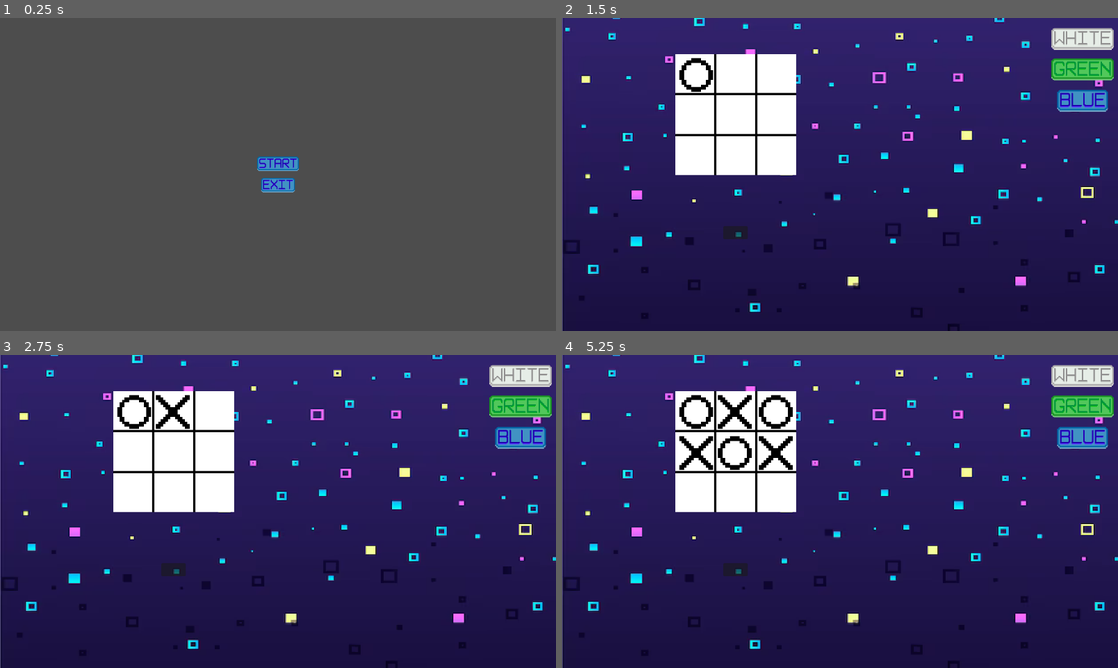
Above: before the commit, frames 1-4 (two rows, left to right).
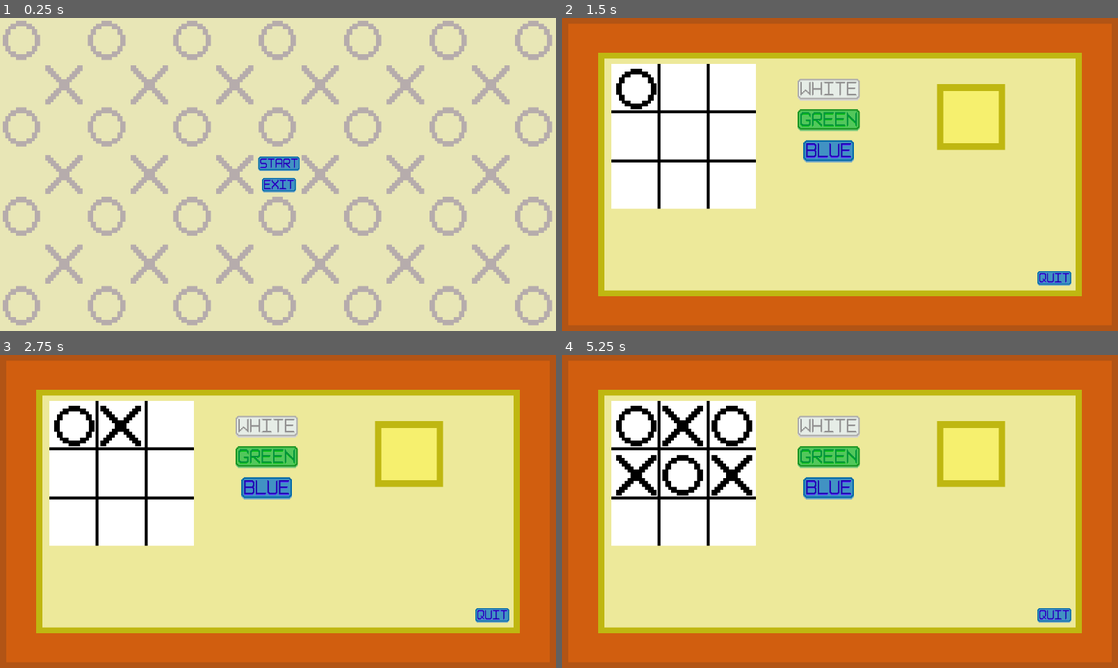
Above: after the commit, the same moments.

Repository: Tejas-Panchal/Tic_Tac_Toe
Game: Godot game, scene res://scenes/start_menu.tscn
Two runs of this game, one before a commit and one after it. Both use one fixed random seed, a clock stepped at 60 frames per second and the inputs below.
Inputs (mouse positions are in pixels of both pictures, inside the frame that each line leads up to; where the layout moved, square brackets give the same spot in the first picture):
- Up to frame 1 (0.25 s): no input
- Up to frame 2 (1.5 s): click (840, 165) at 0.5 s; click (634, 86) [695, 74] at 1.25 s
- Up to frame 3 (2.75 s): click (122, 423) [172, 411] at 2 s
- Up to frame 4 (5.25 s): click (734, 423) [773, 411] at 2.75 s; click (634, 473) [695, 452] at 3.5 s; click (684, 473) [734, 452] at 4.25 s; click (734, 473) [773, 452] at 5 s

The runs differ from the first frame. In frame 1, 100% of the frame differs, in the area x 0-100%, y 0-100%; in frame 2, 96%; in frame 3, 96%; in frame 4, 97%.

Commit message:
styling_part
two background, winner icon, quit, restart.

Diff:
--- a/scenes/game_board.tscn
+++ b/scenes/game_board.tscn
@@ -1,12 +1,16 @@
-[gd_scene load_steps=13 format=3 uid="uid://drfuvfa2alwae"]
+[gd_scene load_steps=17 format=3 uid="uid://drfuvfa2alwae"]
 
 [ext_resource type="Script" path="res://scripts/game_board.gd" id="1_0ems2"]
 [ext_resource type="Texture2D" uid="uid://dv08upgwx6q4w" path="res://assets/board_tic_tac_toe.png" id="1_66ut2"]
-[ext_resource type="Texture2D" uid="uid://c4okfdoyvg071" path="res://assets/game_back_image.png" id="2_1bj52"]
+[ext_resource type="Texture2D" uid="uid://dx2cxrlis1hni" path="res://assets/back_image2.png" id="2_lyjl8"]
 [ext_resource type="Texture2D" uid="uid://cmns40mq3sthj" path="res://assets/cross_circle.png" id="2_pxp2t"]
+[ext_resource type="Texture2D" uid="uid://ljmliq0006o7" path="res://assets/restart_button.png" id="5_58ngg"]
 [ext_resource type="Texture2D" uid="uid://d1btgvkwhqj1m" path="res://assets/white_button.png" id="5_pi21x"]
+[ext_resource type="Texture2D" uid="uid://ru7buxg7p0ja" path="res://assets/quit_button.png" id="6_dl8oc"]
 [ext_resource type="Texture2D" uid="uid://cofd4gcwkatop" path="res://assets/green_button.png" id="6_s8uei"]
 [ext_resource type="Texture2D" uid="uid://dm354e1vx55h7" path="res://assets/blue_button.png" id="7_hoj18"]
+[ext_resource type="Texture2D" uid="uid://cd6he6xybdaty" path="res://assets/winner.png" id="10_f8rsp"]
+[ext_resource type="Texture2D" uid="uid://fu3tkdgtppcg" path="res://assets/winner_button.png" id="11_bhuuh"]
 
 [sub_resource type="TileSetAtlasSource" id="TileSetAtlasSource_2rvpd"]
 texture = ExtResource("1_66ut2")
@@ -45,18 +49,24 @@
 "loop": true,
 "name": &"cross",
 "speed": 5.0
+}, {
+"frames": [],
+"loop": true,
+"name": &"new_animation",
+"speed": 5.0
 }]
 
 [node name="Game Board" type="Node2D"]
 script = ExtResource("1_0ems2")
 
-[node name="GameBackImage" type="Sprite2D" parent="."]
+[node name="BackImage2" type="Sprite2D" parent="."]
 position = Vector2(576, 324)
-scale = Vector2(1.84026, 1.55396)
-texture = ExtResource("2_1bj52")
+scale = Vector2(12.5217, 12)
+texture = ExtResource("2_lyjl8")
 
 [node name="Board" type="TileMap" parent="."]
-scale = Vector2(5, 5)
+position = Vector2(-180, 5)
+scale = Vector2(6, 6)
 tile_set = SubResource("TileSet_k3tok")
 format = 2
 layer_0/name = "White"
@@ -269,22 +279,26 @@
 animation = &"circle"
 
 [node name="Reset" type="Button" parent="."]
-offset_left = 334.0
-offset_top = 380.0
-offset_right = 385.0
-offset_bottom = 407.0
+offset_left = 182.0
+offset_top = 463.0
+offset_right = 308.0
+offset_bottom = 501.0
+icon = ExtResource("5_58ngg")
+flat = true
 
 [node name="Quit" type="Button" parent="."]
-offset_left = 334.0
-offset_top = 431.0
-offset_right = 385.0
-offset_bottom = 458.0
+offset_left = 981.0
+offset_top = 520.0
+offset_right = 1059.0
+offset_bottom = 558.0
+icon = ExtResource("6_dl8oc")
+flat = true
 
 [node name="Color Box" type="HFlowContainer" parent="."]
-offset_left = 1008.0
-offset_top = 15.0
-offset_right = 1103.0
-offset_bottom = 139.0
+offset_left = 482.0
+offset_top = 120.0
+offset_right = 577.0
+offset_bottom = 244.0
 scale = Vector2(1.5, 1.5)
 alignment = 1
 last_wrap_alignment = 2
@@ -306,6 +320,22 @@
 focus_mode = 0
 icon = ExtResource("7_hoj18")
 flat = true
+
+[node name="Winner" type="Sprite2D" parent="."]
+position = Vector2(847.563, 205.25)
+scale = Vector2(12.8295, 13.55)
+texture = ExtResource("10_f8rsp")
+
+[node name="winner_icon" type="AnimatedSprite2D" parent="Winner"]
+position = Vector2(-2.38419e-06, -4.76837e-07)
+scale = Vector2(0.554326, 0.514228)
+sprite_frames = SubResource("SpriteFrames_qjtuh")
+animation = &"new_animation"
+
+[node name="w_1" type="Sprite2D" parent="Winner"]
+position = Vector2(-0.194232, 8.61623)
+scale = Vector2(0.135401, 0.123306)
+texture = ExtResource("11_bhuuh")
 
 [connection signal="button_down" from="Board/b0" to="." method="_on_b_0_button_down"]
 [connection signal="button_down" from="Board/b1" to="." method="_on_b_1_button_down"]
--- a/scenes/start_menu.tscn
+++ b/scenes/start_menu.tscn
@@ -1,11 +1,17 @@
-[gd_scene load_steps=4 format=3 uid="uid://b6iyea0x1ku6h"]
+[gd_scene load_steps=5 format=3 uid="uid://b6iyea0x1ku6h"]
 
 [ext_resource type="Script" path="res://scripts/start_menu.gd" id="1_c0xwn"]
 [ext_resource type="Texture2D" uid="uid://dwpcjjpq0l1p" path="res://assets/start_button.png" id="1_ry1of"]
 [ext_resource type="Texture2D" uid="uid://chrykeac1bshk" path="res://assets/exit_button.png" id="2_04f46"]
+[ext_resource type="Texture2D" uid="uid://bht4vwcx3q54y" path="res://assets/back_image.png" id="2_5nxvo"]
 
 [node name="Start Menu" type="Node2D"]
 script = ExtResource("1_c0xwn")
+
+[node name="BackImage" type="Sprite2D" parent="."]
+position = Vector2(619, 324)
+scale = Vector2(5.52679, 5.78571)
+texture = ExtResource("2_5nxvo")
 
 [node name="HFlowContainer" type="HFlowContainer" parent="."]
 anchors_preset = 8
@@ -13,10 +19,10 @@
 anchor_top = 0.5
 anchor_right = 0.5
 anchor_bottom = 0.5
-offset_left = 528.0
+offset_left = 515.0
 offset_top = 282.0
-offset_right = 624.0
-offset_bottom = 366.0
+offset_right = 642.0
+offset_bottom = 390.0
 grow_horizontal = 2
 grow_vertical = 2
 alignment = 1
--- a/scripts/game_board.gd
+++ b/scripts/game_board.gd
@@ -9,6 +9,9 @@
 @onready var s_6: AnimatedSprite2D = $Board/b6/s6
 @onready var s_7: AnimatedSprite2D = $Board/b7/s7
 @onready var s_8: AnimatedSprite2D = $Board/b8/s8
+@onready var w_icon : AnimatedSprite2D = $Winner/winner_icon
+@onready var w_1 : Sprite2D = $Winner/w_1
+
 
 @onready var reset: Button = $Reset
 @onready var white_box: Button = $"Color Box/White Box"
@@ -21,6 +24,7 @@
 
 func _ready() -> void:
 	reset.visible = false
+	w_1.visible = false
 
 #func click_reset() -> void:
 	#s_0.visible = false
@@ -37,6 +41,7 @@
 func _process(_delta: float) -> void:
 	if gameActive == false:
 		reset.visible = true
+		w_1.visible = true
 
 func game_over() -> void:
 	for i in range(3):
@@ -46,10 +51,12 @@
 		if row_sum == 3 or collum_sum == 3:
 			print("circle winner")
 			gameActive = false
+			w_icon.play("circle")
 			return
 		elif row_sum == -3 or collum_sum == -3:
 			print("cross winner")
 			gameActive = false
+			w_icon.play("cross")
 			return
 
 	var cross1 = data[0][0] + data[1][1] + data[2][2]
@@ -58,9 +65,11 @@
 	if cross1 == 3 or cross2 == 3:
 		print("circle winner")
 		gameActive = false
+		w_icon.play("circle")
 	elif cross1 == -3 or cross2 == -3:
 		print("cross winner")
 		gameActive = false
+		w_icon.play("cross")
 
 	var allClicked = 0
 	for i in range(3):
Binary file added: assets/back_image.png
Not shown, added: assets/back_image.png.import
Binary file added: assets/back_image2.png
Not shown, added: assets/back_image2.png.import
Binary file removed: assets/game_back_image.png
Binary file added: assets/quit_button.png
Not shown, added: assets/quit_button.png.import
Binary file added: assets/restart_button.png
Not shown, added: assets/restart_button.png.import
Binary file added: assets/winner.png
Not shown, added: assets/winner.png.import
Binary file added: assets/winner_button.png
(and 1 more such lines)
